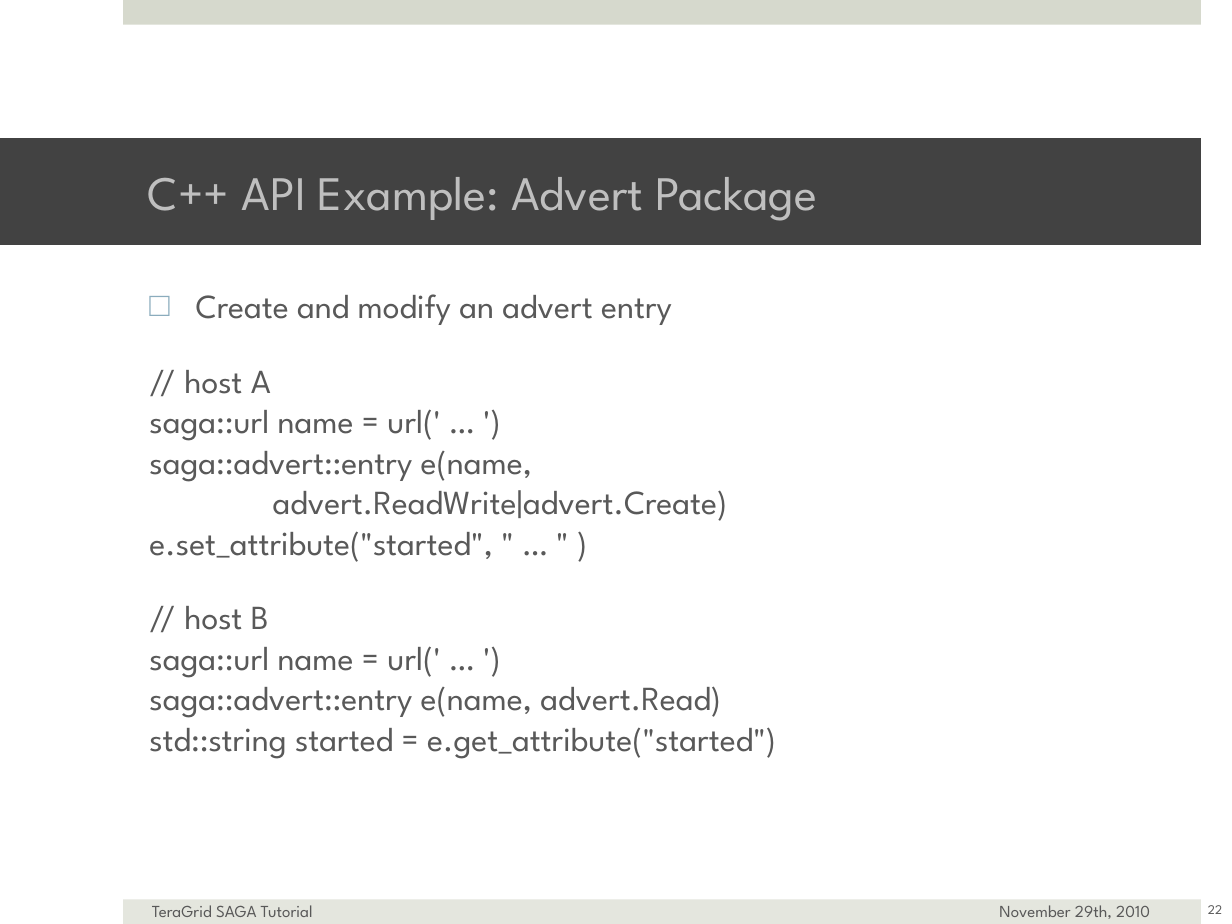
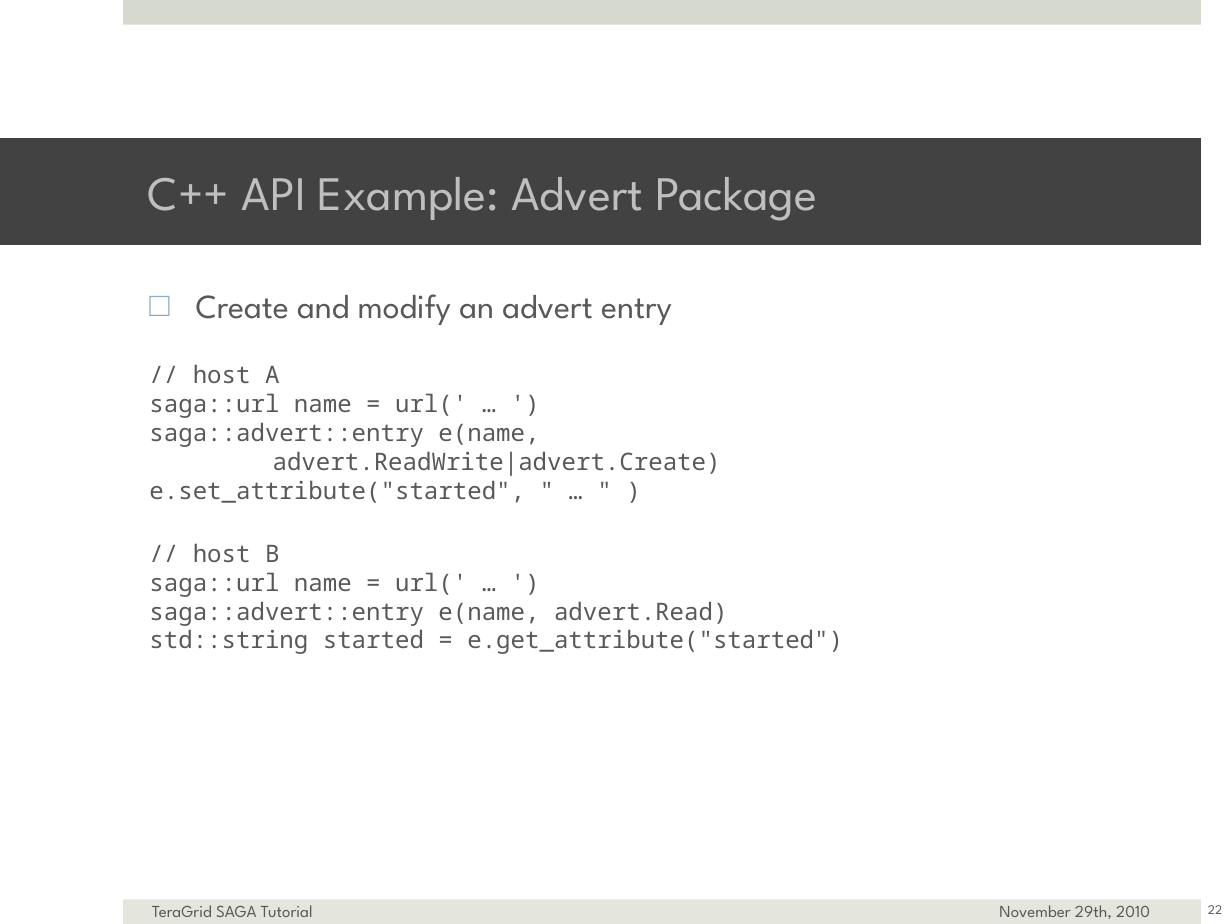
Before and after one commit to saga-project/saga-cpp-legacy-projects, a slide deck: slide 22 of tutorial/general_tutorial/SAGA-API-levels.pptx. Drawn at 1232x924 pixels with LibreOffice and Linux fonts; fonts in the diff are those of the drawing; background and template pictures are left out. Boxes give left, top, right and bottom in pixels: in the first picture for what was removed or moved away, otherwise in the second. Text is boxed around its words. In the diff, an @@ line names an element or a change of style, - is before the commit and + after.

```diff
--- a/tutorial/general_tutorial/SAGA-API-levels.pptx
+++ b/tutorial/general_tutorial/SAGA-API-levels.pptx
@@ text at bbox=[149, 364, 843, 654]: size 28 to 20 pt, font League Spartan to Noto Sans Mono in "// host A saga::url name = url(' ...", "// host B saga::url name = url(' ..." @@
```
Also in this commit, not shown: 6 other slides changed, 1 slide added.
